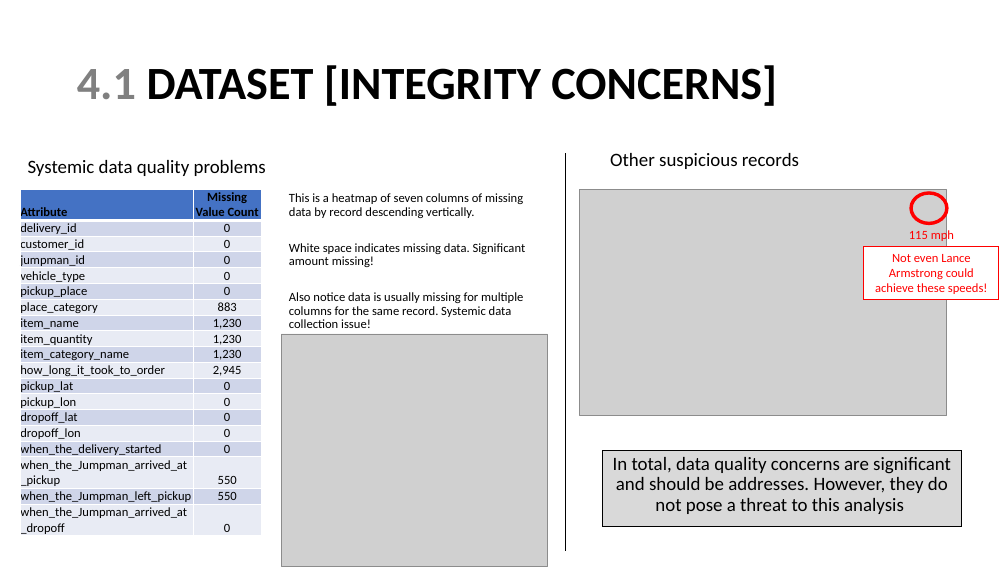
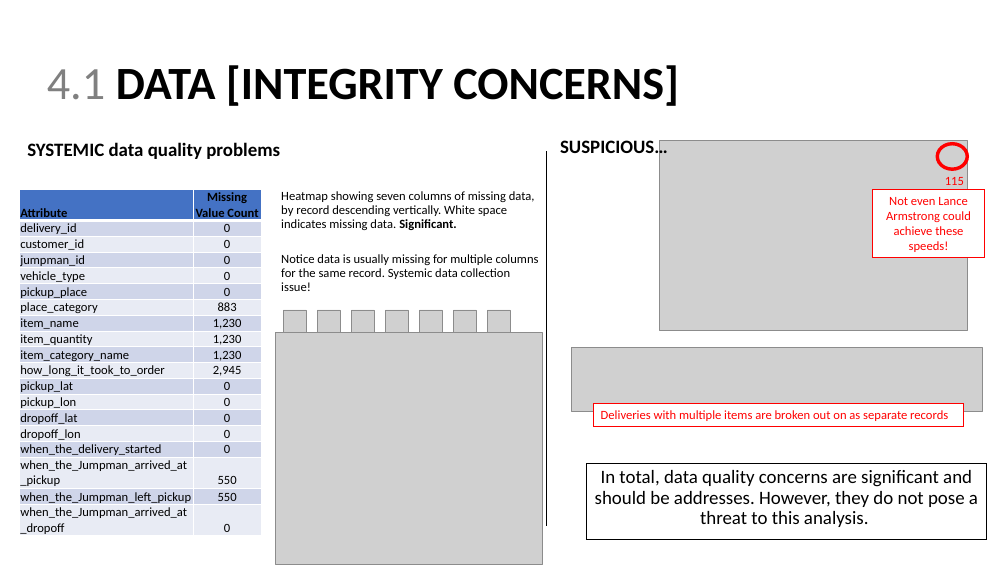
Before and after one commit to sstarkjr/PM_MarketAnalysis, a slide deck: slide 12 of Stephen_Stark_Analysis.pptx (slide 11 before the commit). Drawn at 1008x567 pixels with LibreOffice and Linux fonts; fonts in the diff are those of the drawing; grey boxes stand for pictures. Boxes give left, top, right and bottom in pixels: in the first picture for what was removed or moved away, otherwise in the second. Text is boxed around its words. In the diff, an @@ line names an element or a change of style, - is before the commit and + after.

```diff
--- a/Stephen_Stark_Analysis.pptx
+++ b/Stephen_Stark_Analysis.pptx
@@ title at [47, 65, 679, 106]: text changed @@
-4.1 DATASET [INTEGRITY CONCERNS]
+4.1 DATA [INTEGRITY CONCERNS]
@@ text at [27, 142, 280, 159]: text changed; bold on @@
-Systemic data quality problems
+SYSTEMIC data quality problems
@@ text at [560, 140, 668, 159]: text changed; bold on @@
-Other suspicious records
+SUSPICIOUS…
@@ picture: place and size @@
-picture at [580, 189, 948, 416]
+picture at [660, 141, 968, 330]
@@ ellipse: place and size @@
-ellipse at [911, 193, 947, 223]
+ellipse at [938, 144, 968, 169]
@@ line moved from (566, 154) - (566, 551) to (547, 151) - (547, 526) @@
@@ text "115 mph" rewrapped from [909, 229, 954, 243] to [943, 177, 966, 204] @@
@@ text at [281, 191, 539, 291]: text changed @@
-This is a heatmap of seven columns of missing data by record descending vertically.
-White space indicates missing data. Significant amount missing!
-Also notice data is usually missing for multiple columns for the same record. Systemic data collection issue!
+Heatmap showing seven columns of missing data, by record descending vertically. White space indicates missing data. Significant.
+Notice data is usually missing for multiple columns for the same record. Systemic data collection issue!
@@ rectangle "Not even Lance Armstrong could ...": place and size @@
-rectangle "Not even Lance Armstrong could ..." at [864, 247, 1000, 300]
+rectangle "Not even Lance Armstrong could ..." at [873, 189, 985, 258]
@@ group added at [284, 310, 510, 333]: 7 pictures @@
@@ picture: place and size @@
-picture at [281, 334, 547, 566]
+picture at [276, 332, 542, 564]
@@ picture added at [571, 348, 982, 411] @@
@@ rectangle added at [594, 404, 963, 426], fill #FFFFFF, outline #FF0000 0.75 pt, 12 pt, text #FF0000 @@
+Deliveries with multiple items are broken out on as separate records
@@ rectangle "In total, data quality concerns ...": place and size @@
-rectangle "In total, data quality concerns ..." at [603, 450, 962, 526]
+rectangle "In total, data quality concerns ..." at [587, 464, 988, 540]
@@ rectangle "In total, data quality concerns ..." at [587, 464, 988, 540]: fill #D9D9D9 to none @@
@@ text in rectangle at [595, 470, 978, 527]: text changed @@
-In total, data quality concerns are significant and should be addresses. However, they do not pose a threat to this analysis
+In total, data quality concerns are significant and should be addresses. However, they do not pose a threat to this analysis.
```
Also in this commit, not shown: 14 other slides changed, 4 slides added, 5 slides removed, 1 other file.
